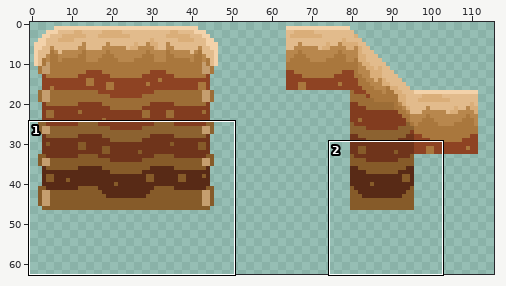
Edited in one commit: sprite sheet (Assets/0EX. Request_art_resources/hutgan_tileSet.png). The picture above shows the old version from afar; the outline marks the close-up.
Close-up. Earlier state:
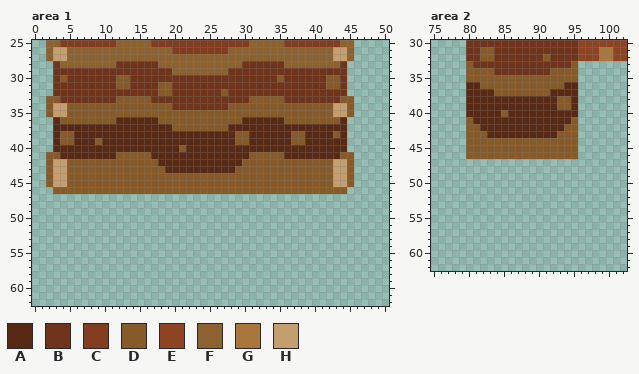
The file is 128x63 pixels. Shown: area 1: x 0..50, y 25..62; area 2: x 75..102, y 30..62. The wide view leaves out empty margins.
Palette (. is transparent): A #582a16  B #6f341b  C #823c1f  D #865b29  E #8e4323  F #8c6230  G #a9773d  H #c59e6f
Pixels before, area 1, first column x 2:
25 FFCCCCCCCCFFFFFCCCCCCCCCCCCCCFFFFFCCCCCCCCFF
26 FHHFFFFFFFFFFFFFFFCCCCCCCCFFFFFFFFFFFFFFFHHF
27 FHHFFFFFFFFFFFFFFFFFFFFFFFFFFFFFFFFFFFFFFHHF
28 .BFFFFFFFFBBBBBBFFFFFFFFFFFFBBBBBBFFFFFFFFB.
29 .BBBBBBBBBBBBBBBBBFFFFFFFFBBBBBBBBBBBBBBBBB.
30 .BDBBBBBBBDDBBBBBBBBBBBBBBBBBBBBBDBBBBBBDDB.
31 .BBBBBBBBBDDBBBBDDBBBBBBBBBBBBBBBBBBBBBBDDB.
32 .BBBBBBBBBBBBBBBDDBBBBBBBDBBBBBBBBBBBBBBBBB.
33 DDBBBBBBBBDDDDDBBBBBBBBBBBBBBDDDDDBBBBBBBBDD
34 DHHDDDDDDDDDDDDDDDBBBBBBBBDDDDDDDDDDDDDDDHHD
35 DHHDDDDDDDDDDDDDDDDDDDDDDDDDDDDDDDDDDDDDDHHD
36 .ADDDDDDDDAAAAAADDDDDDDDDDDDAAAAAADDDDDDDDA.
37 .AAAAAAAAAAAAAAAAADDDDDDDDAAAAAAAAAAAAAAAAA.
38 .ADDAAAAAAAAAAAAAAAAAAAAAAADDAAAAAADDAAAADA.
39 .ADDAAADAAAAAAAAAAAAAAAAAAADDAAAAAADDAAAAAA.
40 .AAAAAAAAAAAAAAAAAADAAAAAAAAAAAAAAAAAAAAAAA.
41 DDAAAAAAAADDDDDAAAAAAAAAAAAAADDDDDAAAAAAAADD
42 DHHDDDDDDDDDDDDDAAAAAAAAAAAADDDDDDDDDDDDDHHD
43 DHHDDDDDDDDDDDDDDAAAAAAAAAADDDDDDDDDDDDDDHHD
44 DHHDDDDDDDDDDDDDDDDDDDDDDDDDDDDDDDDDDDDDDHHD
45 DHHDDDDDDDDDDDDDDDDDDDDDDDDDDDDDDDDDDDDDDHHD
46 .DDDDDDDDDDDDDDDDDDDDDDDDDDDDDDDDDDDDDDDDDD.
Pixels before, area 2, first column x 80:
30 BBBBBBBBBBBBBBBBEEEEEEE
31 BBDDBBBBBBBBBBBBEEEGGEE
32 BBDDBBBBBBBDBBBBEEEGGEE
33 DBBBBBBBBBBBBBBD.......
34 DDDDBBBBBBBBDDDD.......
35 DDDDDDDDDDDDDDDD.......
36 AADDDDDDDDDDDDAA.......
37 AAAADDDDDDDDAAAA.......
38 AAAAAAAAAAAAADDA.......
39 AAAAAAAAAAAAADDA.......
40 AAAAADAAAAAAAAAA.......
41 DAAAAAAAAAAAAAAD.......
42 DDAAAAAAAAAAAADD.......
43 DDDAAAAAAAAAADDD.......
44 DDDDDDDDDDDDDDDD.......
45 DDDDDDDDDDDDDDDD.......
46 DDDDDDDDDDDDDDDD.......
The same view after the edit:
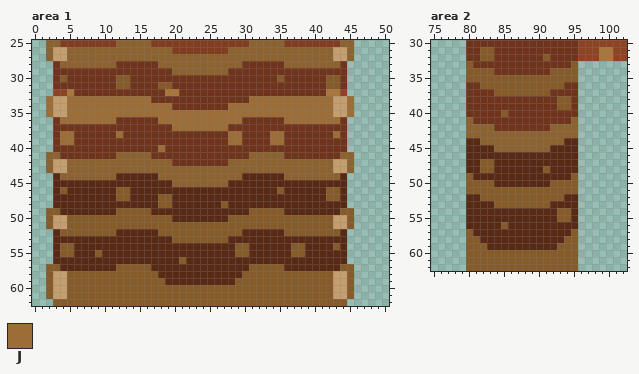
Colours new in this view: J #9c6d36
Commit: 헛간 타일셋 수정
Diff:
Changed rows in their new state; - is an unchanged pixel.
Area 1:
first column x 2:
32 -EEG------------BGG------B--------------GGE-
33 JHHJJJJJJJJJJJJ--------------JJJJJJJJJJJJHHJ
34 J--JJJJJJJJJJJJJJJ--------JJJJJJJJJJJJJJJ--J
35 J--JJJJJJJJJJJJJJJJJJJJJJJJJJJJJJJJJJJJJJ--J
36 -BJJJJJJJJBBBBBBJJJJJJJJJJJJBBBBBBJJJJJJJJB-
37 -BBBBBBBBBBBBBBBBBJJJJJJJJBBBBBBBBBBBBBBBBB-
38 -BJJBBBBBBJBBBBBBBBBBBBBBBJJBBBBJJBBBBBBBJB-
39 -BJJBBBBBBBBBBBBBBBBBBBBBBJJBBBBJJBBBBBBBBB-
40 -BBBBBBBBBBBBBBBJBBBBBBBBBBBBBBBBBBBBBBBBBB-
41 FFBBBBBBBBFFFFFBBBBBBBBBBBBBBFFFFFBBBBBBBBFF
42 F--FFFFFFFFFFFFFFFBBBBBBBBFFFFFFFFFFFFFFF--F
43 F--FFFFFFFFFFFFFFFFFFFFFFFFFFFFFFFFFFFFFF--F
44 .AFFFFFFFFAAAAAAFFFFFFFFFFFFAAAAAAFFFFFFFFA.
45 .AAAAAAAAAAAAAAAAAFFFFFFFFAAAAAAAAAAAAAAAAA.
46 -A-AAAAAAA--AAAAAAAAAAAAAAAAAAAAA-AAAAAA--A-
47 -AAAAAAAAADDAAAADDAAAAAAAAAAAAAAAAAAAAAADDA-
48 -AAAAAAAAAAAAAAADDAAAAAAADAAAAAAAAAAAAAAAAA-
49 DDAAAAAAAADDDDDAAAAAAAAAAAAAADDDDDAAAAAAAADD
50 DHHDDDDDDDDDDDDDDDAAAAAAAADDDDDDDDDDDDDDDHHD
51 DHHDDDDDDDDDDDDDDDDDDDDDDDDDDDDDDDDDDDDDDHHD
52 -ADDDDDDDDAAAAAADDDDDDDDDDDDAAAAAADDDDDDDDA-
53 -AAAAAAAAAAAAAAAAADDDDDDDDAAAAAAAAAAAAAAAAA-
54 -ADDAAAAAAAAAAAAAAAAAAAAAAADDAAAAAADDAAAADA-
55 -ADDAAADAAAAAAAAAAAAAAAAAAADDAAAAAADDAAAAAA-
56 -AAAAAAAAAAAAAAAAAADAAAAAAAAAAAAAAAAAAAAAAA-
57 DDAAAAAAAADDDDDAAAAAAAAAAAAAADDDDDAAAAAAAADD
58 DHHDDDDDDDDDDDDDAAAAAAAAAAAADDDDDDDDDDDDDHHD
59 DHHDDDDDDDDDDDDDDAAAAAAAAAADDDDDDDDDDDDDDHHD
60 DHHDDDDDDDDDDDDDDDDDDDDDDDDDDDDDDDDDDDDDDHHD
61 DHHDDDDDDDDDDDDDDDDDDDDDDDDDDDDDDDDDDDDDDHHD
62 -DDDDDDDDDDDDDDDDDDDDDDDDDDDDDDDDDDDDDDDDDD-
Area 2:
first column x 80:
36 BB------------BB
37 BBBB--------BBBB
38 BBBBBBBBBBBBB--B
39 BBBBBBBBBBBBB--B
40 BBBBB-BBBBBBBBBB
41 FBBBBBBBBBBBBBBF
42 FFFFBBBBBBBBFFFF
43 FFFFFFFFFFFFFFFF
44 AAFFFFFFFFFFFFAA
45 AAAAFFFFFFFFAAAA
46 AAAAAAAAAAAAAAAA
47 AADDAAAAAAAAAAAA
48 AADDAAAAAAADAAAA
49 DAAAAAAAAAAAAAAD
50 DDDDAAAAAAAADDDD
51 DDDDDDDDDDDDDDDD
52 AADDDDDDDDDDDDAA
53 AAAADDDDDDDDAAAA
54 AAAAAAAAAAAAADDA
55 AAAAAAAAAAAAADDA
56 AAAAADAAAAAAAAAA
57 DAAAAAAAAAAAAAAD
58 DDAAAAAAAAAAAADD
59 DDDAAAAAAAAAADDD
60 DDDDDDDDDDDDDDDD
61 DDDDDDDDDDDDDDDD
62 DDDDDDDDDDDDDDDD
